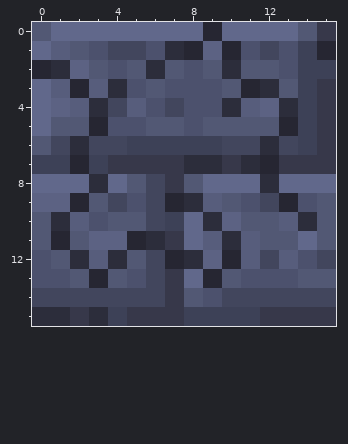
Edited in one commit: pixel-art sprite (textures/tms_sodalite_cracked_brick.png). This is how it looked before the edit.
The file is 16x16 pixels. Colours within 5 levels of each other are drawn and written as one.
Now the later version:
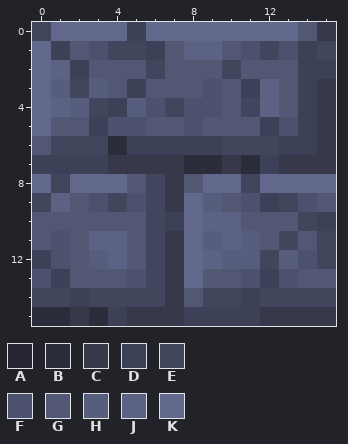
Palette (. is transparent): A #262632  B #2c2d3b  C #37384a  D #3d4157  E #42465d  F #4c516d  G #525874  H #575d7c  J #5c6283  K #61688b
Change:
y 0: x 0 G -> E; x 5 K -> D; x 9 A -> K
y 1: x 1 H -> D; x 6..8 FBA -> DGJ; x 10 A -> G; x 15 A -> E
y 2: x 0..2 ABJ -> KJD; x 4 F -> G; x 6 B -> E; x 8 F -> G; x 10 B -> E; x 13 F -> G
y 3: x 2 A -> E; x 4..5 BF -> GD; x 7..8 FF -> GG; x 11..12 AB -> DJ
y 4: x 3..4 BE -> ED; x 10..11 BH -> GE; x 13 B -> G
y 5: x 3 A -> D; x 12..13 GA -> DF
y 6: x 2 B -> E; x 4 E -> B; x 12..13 BE -> ED
y 7: x 2 A -> D; x 12 A -> D
y 8: x 1 K -> E; x 3 B -> K; x 11..12 KB -> EK
y 9: x 0 J -> E; x 2..3 AG -> GF; x 7..8 AB -> CK; x 12..13 EA -> DE
y 10: x 1..3 BHF -> GGG; x 9 B -> J; x 13..15 HBG -> GED
y 11: x 1 A -> F; x 5..6 AB -> GE; x 10 B -> J; x 13..15 GKG -> EGE
y 12: x 0..2 FGB -> DFG; x 4 B -> J; x 7..8 AB -> CK; x 10 A -> H
y 13: x 1 F -> D; x 3 A -> G; x 9 A -> G; x 12 F -> D
y 14: x 2 E -> D; x 9 F -> E; x 11 E -> D
Pixel boxes of the changes (left, top, right, bottom) in both pictures:
changed: (32, 22, 336, 307)
